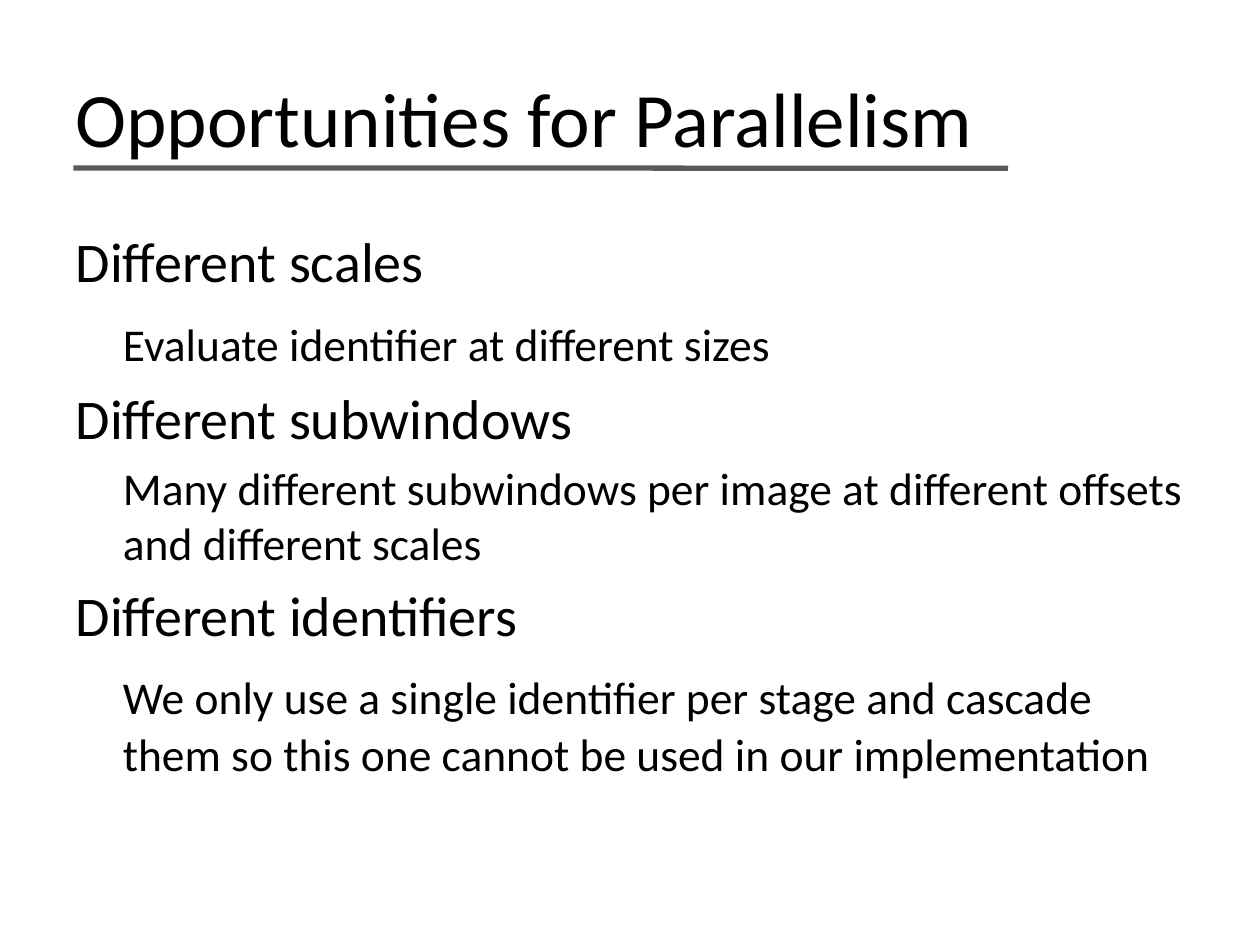
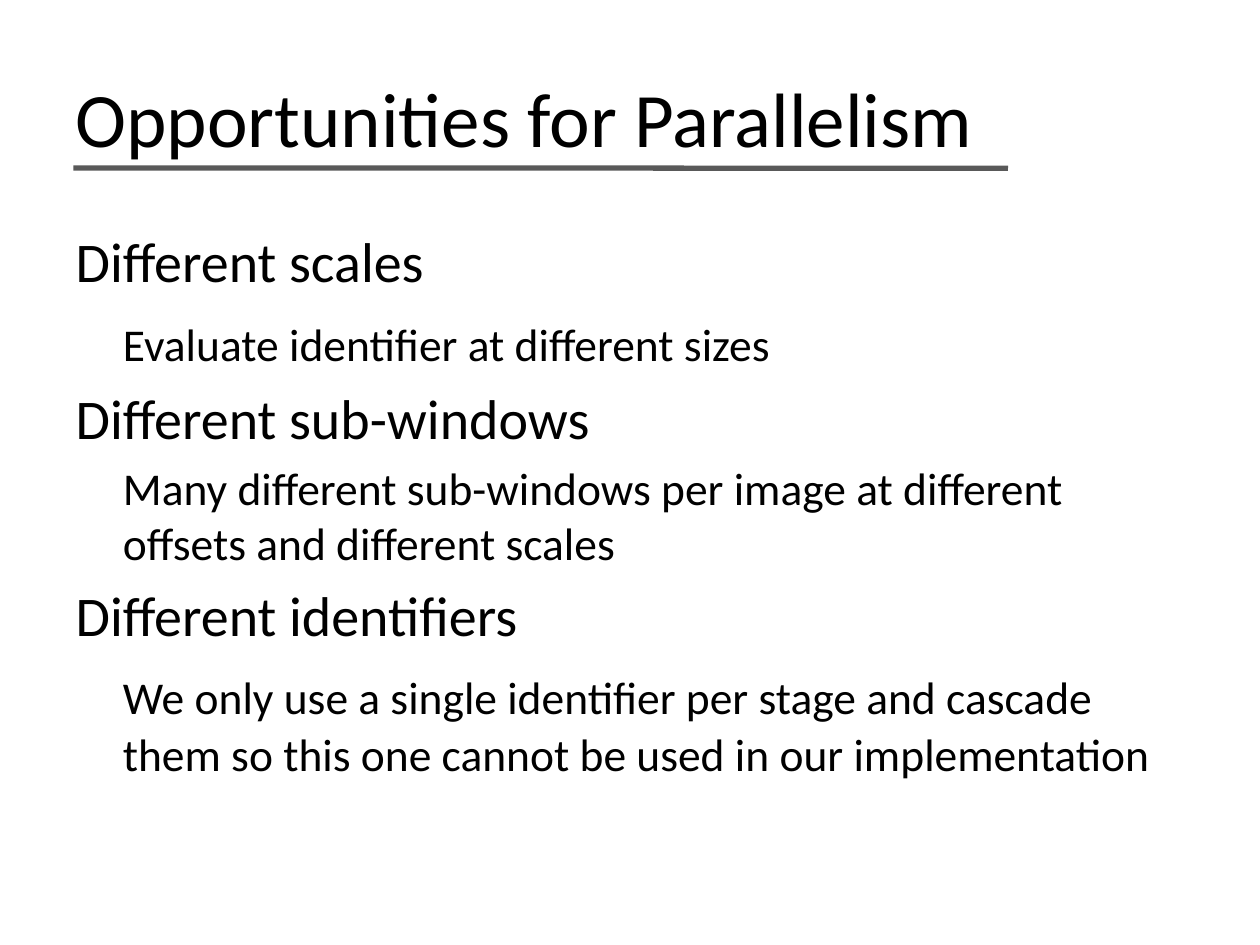
Before and after one commit to phil-monroe/EEC-277---GPU-Face-Detect, a slide deck: slide 7 of presentation/Face Detection on the GPU.pptx. Drawn at 1260x945 pixels with LibreOffice and Linux fonts; fonts in the diff are those of the drawing. Boxes give left, top, right and bottom in pixels: in the first picture for what was removed or moved away, otherwise in the second. Text is boxed around its words. In the diff, an @@ line names an element or a change of style, - is before the commit and + after.

Commit message:
presentation typo fix

```diff
--- a/presentation/Face Detection on the GPU.pptx
+++ b/presentation/Face Detection on the GPU.pptx
@@ text at (76, 400, 1062, 561): text changed @@
-Different subwindows
-Many different subwindows per image at different offsets and different scales
+Different sub-windows
+Many different sub-windows per image at different offsets and different scales
```
Also in this commit, not shown: 1 other file.
